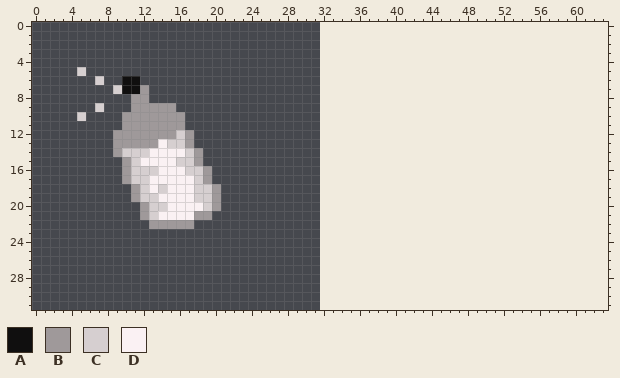
A pixel-art sprite gets an edit: static/sprites/spray.png. That is the earlier state.
The file is 32x32 pixels. The old version is drawn lined up with the new one, on the new canvas.
Palette (. is transparent): A #100f0f  B #9f999a  C #d6cfd0  D #faf1f3
Pixels before, first column x 5:
 5 C...............
 6 ..C..AA.........
 7 ....CAAB........
 8 ......BB........
 9 ..C...BBBBB.....
10 C....BBBBBBB....
11 .....BBBBBBB....
12 ....BBBBBBBCB...
13 ....BBBBBDCCB...
14 ....BCCCDDDDCB..
15 .....BCDDDDCCB..
16 .....BCCCDDDCCB.
17 .....BCCDDDDDCB.
18 ......BCDCDDDCCB
19 ......BCCDDDDCCB
20 .......BCCDDDDCB
21 .......BCDDDDBB.
22 ........BBBBB...
The result:
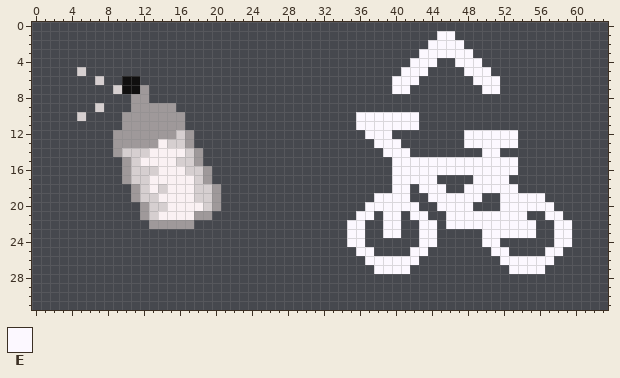
Colours new in this view: E #fcf8ff
Changes in this commit:
canvas 32x32 -> 64x32
y 1: x 45..46 .. -> EE
y 2: x 44..47 .... -> EEEE
y 3: x 43..48 ...... -> EEEEEE
y 4: x 42..44 ... -> EEE; x 47..49 ... -> EEE
y 5: x 41..43 ... -> EEE; x 48..50 ... -> EEE
y 6: x 40..42 ... -> EEE; x 49..51 ... -> EEE
y 7: x 40..41 .. -> EE; x 50..51 .. -> EE
y 10..11: x 36..42 ....... -> EEEEEEE
y 12: x 37..39 ... -> EEE; x 48..53 ...... -> EEEEEE
y 13: x 38..40 ... -> EEE; x 48..53 ...... -> EEEEEE
y 14: x 39..41 ... -> EEE; x 50..51 .. -> EE
y 15..16: x 40..53 .............. -> EEEEEEEEEEEEEE
y 17: x 40..44 ..... -> EEEEE; x 49..52 .... -> EEEE
y 18: x 40..41 .. -> EE; x 43..45 ... -> EEE; x 48..53 ...... -> EEEEEE
y 19: x 38..41 .... -> EEEE; x 44..49 ...... -> EEEEEE; x 52..56 ..... -> EEEEE
y 20: x 37..42 ...... -> EEEEEE; x 45..48 .... -> EEEE; x 52..57 ...... -> EEEEEE
y 21: x 36..37 .. -> EE; x 39..40 .. -> EE; x 42..43 .. -> EE; x 46..54 ......... -> EEEEEEEEE; x 57..58 .. -> EE
y 22: x 35..36 .. -> EE; x 39..40 .. -> EE; x 43..44 .. -> EE; x 46..55 .......... -> EEEEEEEEEE; x 58..59 .. -> EE
y 23: x 35..36 .. -> EE; x 39..40 .. -> EE; x 43..44 .. -> EE; x 50..55 ...... -> EEEEEE; x 58..59 .. -> EE
y 24: x 35..36 .. -> EE; x 43..44 .. -> EE; x 50..51 .. -> EE; x 58..59 .. -> EE
y 25: x 36..37 .. -> EE; x 42..43 .. -> EE; x 51..52 .. -> EE; x 57..58 .. -> EE
y 26: x 37..42 ...... -> EEEEEE; x 52..57 ...... -> EEEEEE
y 27: x 38..41 .... -> EEEE; x 53..56 .... -> EEEE
Changed places in both pictures, as pixel boxes (x1, y1, x2, y2):
added: (347, 31, 572, 274)
